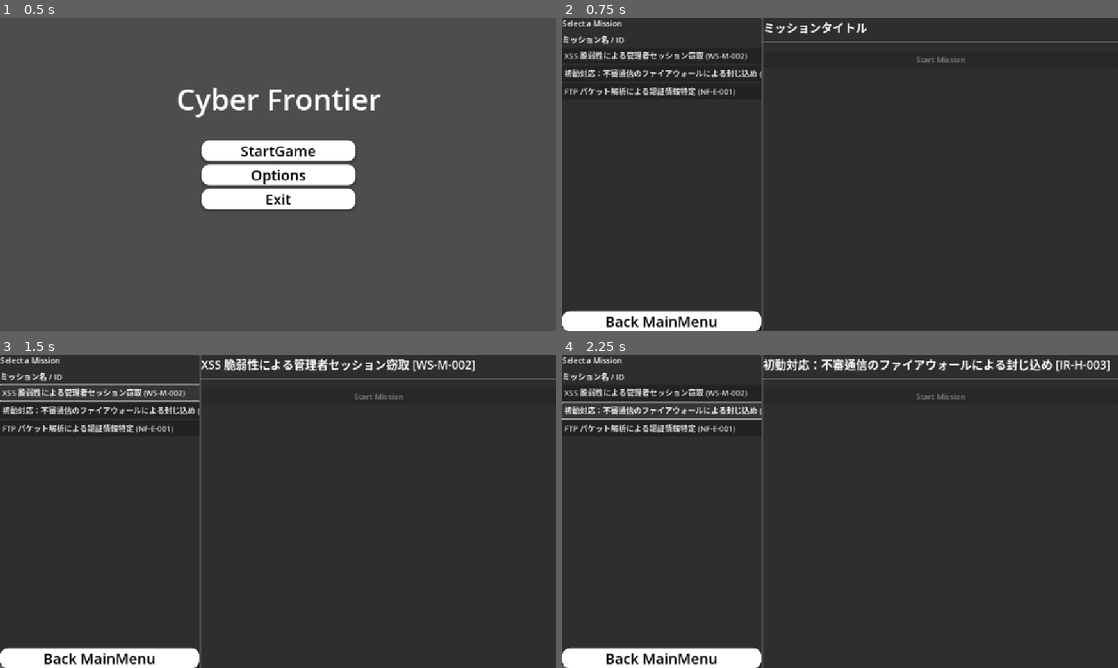
Above: before the commit, frames 1-4 (two rows, left to right).
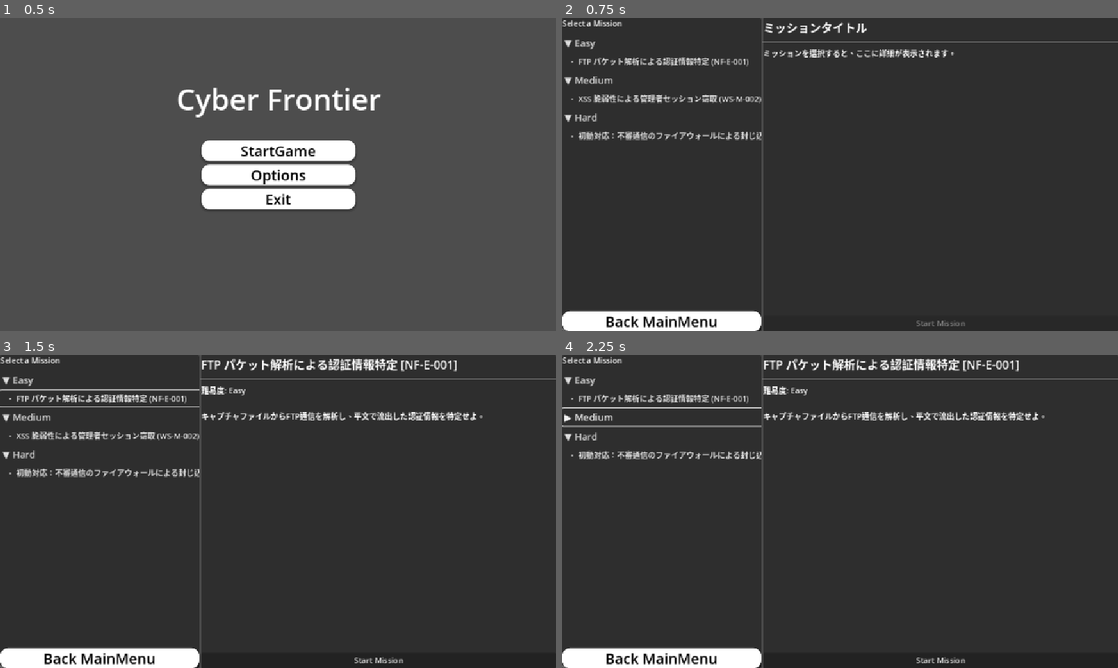
Above: after the commit, the same moments.

Repository: pekokana/cyberfrontier
Game: Godot game, scene res://scenes/main/root_scene.tscn
Same seed, same stepped clock (60 frames per second), same inputs: the game is played once before the commit and once after it.
Inputs (mouse positions are in pixels of both pictures, inside the frame that each line leads up to):
- Up to frame 1 (0.5 s): no input
- Up to frame 2 (0.75 s): click "StartGame" at 0.5 s
- Up to frame 3 (1.5 s): click (116, 392) at 1.25 s, where only the run before the commit has a clickable "XSS 脆弱性による管理者セッション窃取 (WS-M-00…"
- Up to frame 4 (2.25 s): click (678, 411) at 2 s, where only the run before the commit has a clickable "初動対応：不審通信のファイアウォールによる封じ込め (IR…"

Frame 1 is identical in both runs. In frame 2, 3.7% of the frame differs, in the area x 0-73%, y 5-99%; in frame 3, 5.8%, in the area x 0-87%, y 1-99%; in frame 4, 5.6%.

Commit message:
missionUI

Diff:
--- a/scenes/ui/MissionSelectUI.tscn
+++ b/scenes/ui/MissionSelectUI.tscn
@@ -104,12 +104,14 @@
 
 [node name="ScrollContainer" type="ScrollContainer" parent="HBoxContainer/DetailsPanel/VBoxContainer"]
 layout_mode = 2
+size_flags_vertical = 3
 
 [node name="MissionDescription" type="Label" parent="HBoxContainer/DetailsPanel/VBoxContainer/ScrollContainer"]
 custom_minimum_size = Vector2(10, 10)
 layout_mode = 2
-size_flags_vertical = 1
-autowrap_mode = 3
+size_flags_horizontal = 3
+size_flags_vertical = 3
+autowrap_mode = 2
 
 [node name="btnStartMission" type="Button" parent="HBoxContainer/DetailsPanel/VBoxContainer"]
 layout_mode = 2
--- a/scripts/windows/MissionSelectUI.gd
+++ b/scripts/windows/MissionSelectUI.gd
@@ -1,23 +1,23 @@
 # MissionSelectUI.gd
 extends Control
-
 # @onready変数を新しいノード名に合わせて更新
 @onready var mission_list_grid = $HBoxContainer/ListPanel/VBoxContainer/ScrollContainer/MissionListGrid
 @onready var mission_title_label = $HBoxContainer/DetailsPanel/VBoxContainer/MissionTitle
 @onready var mission_description_label = $HBoxContainer/DetailsPanel/VBoxContainer/ScrollContainer/MissionDescription
-@onready var btn_start_mission: Button = $HBoxContainer/DetailsPanel/VBoxContainer/btnStartMission
+@onready var btn_start_mission = $HBoxContainer/DetailsPanel/VBoxContainer/btnStartMission # 💡 追加したボタンの参照
 
 # MissionManagerからミッションデータを取得するために使用
 const MISSION_MANAGER_PATH = "/root/MissionManager"
 # RootSceneへの確実なアクセスパス
 const ROOT_SCENE_PATH = "/root/RootScene"
 
+# 難易度を並べ替えるためのリスト (ソート順序を定義するため)
+const DIFFICULTY_ORDER = ["Easy", "Medium", "Hard", "Expert", "Unknown"]
+
 
 func _ready():
-	# UIを画面の中央に配置
 	set_anchors_preset(Control.PRESET_FULL_RECT)
 
-	# MissionManagerから全ミッションデータを取得
 	var mission_manager = get_node(MISSION_MANAGER_PATH)
 	if not is_instance_valid(mission_manager):
 		printerr("FATAL ERROR: MissionManager node not found at ", MISSION_MANAGER_PATH)
@@ -28,97 +28,166 @@
 	# 詳細表示を初期化
 	mission_title_label.text = "ミッションタイトル"
 	mission_description_label.text = "ミッションを選択すると、ここに詳細が表示されます。"
+	btn_start_mission.disabled = true
 
-	# GridContainer内の既存の子ノードをクリア（シーンのリロード時などに備えて）
+	# GridContainer内の既存の子ノードをクリア
 	for child in mission_list_grid.get_children():
 		child.queue_free()
 
 	if missions.is_empty():
 		var label = Label.new()
-		label.text = "Error: No missions found in res://missions/"
+		label.text = "Error: No missions found."
 		mission_list_grid.add_child(label)
-		# 1列目を幅いっぱいに広げる（2列目は表示しない）
-		mission_list_grid.set_column_expand(0, true)
 		return
 
 	# ==================================================
-	# GridContainerのヘッダーを追加
-	# 💡 エラー修正: header_list_grid -> mission_list_grid に変更
+	# 💡 難易度ごとにミッションをグループ化し、存在する難易度を抽出
 	# ==================================================
+	var missions_by_difficulty: Dictionary = {}
+	var present_difficulties: Array = []
 
-	# 列1: ミッション名 / ID
-	var header_title = Label.new()
-	header_title.text = "ミッション名 / ID"
-	header_title.horizontal_alignment = HORIZONTAL_ALIGNMENT_LEFT
-	mission_list_grid.add_child(header_title)
-
-	# 列2: 難易度
-	var header_difficulty = Label.new()
-	header_difficulty.text = "難易度"
-	header_difficulty.horizontal_alignment = HORIZONTAL_ALIGNMENT_CENTER
-	mission_list_grid.add_child(header_difficulty)
-
-	# 各ミッションのテーブル行を生成
 	for id in missions.keys():
 		var mission = missions[id]
-		create_mission_row(id, mission)
+		var difficulty = mission.get("difficulty", "Unknown")
 
-# 💡 ミッションのテーブル行（ボタンとラベル）を生成する関数
-func create_mission_row(mission_id: String, data: Dictionary):
-	# 1. ミッション名（ボタンとして機能）
+		if not missions_by_difficulty.has(difficulty):
+			missions_by_difficulty[difficulty] = []
+			present_difficulties.append(difficulty)
+
+		missions_by_difficulty[difficulty].append({"id": id, "data": mission})
+
+	# ==================================================
+	# 💡 存在する難易度を DIFFICULTY_ORDER に基づいてソートする
+	# ==================================================
+	var sorted_difficulties: Array = []
+	for ordered_difficulty in DIFFICULTY_ORDER:
+		if present_difficulties.has(ordered_difficulty):
+			sorted_difficulties.append(ordered_difficulty)
+
+	# ==================================================
+	# 💡 ソートされた難易度リストに基づいてUIに表示 (折りたたみ機能付き)
+	# ==================================================
+	for difficulty in sorted_difficulties:
+		var mission_list: Array = missions_by_difficulty[difficulty]
+		create_difficulty_group(difficulty, mission_list)
+
+	# GridContainerの列数を1に設定し、VBoxContainerのように動作させる
+	mission_list_grid.columns = 1
+	#mission_list_grid.set_column_expand(0, true)
+
+
+# 💡 難易度ヘッダーと折りたたみコンテナを生成する新しい関数
+func create_difficulty_group(difficulty_name: String, mission_list: Array):
+	# 1. 難易度ヘッダーボタン（折りたたみトグルとして機能）
+	var header_button = Button.new()
+	header_button.text = "▼ " + difficulty_name # 最初に展開状態 (▼) で表示
+	header_button.add_theme_font_size_override("font_size", 20)
+	header_button.flat = true
+	header_button.alignment = HORIZONTAL_ALIGNMENT_LEFT
+
+	# 2. ミッションボタンを格納するコンテナ
+	var mission_vbox = VBoxContainer.new()
+	mission_vbox.name = "Missions_" + difficulty_name
+
+	# 3. 接続: ヘッダーがクリックされたら、ミッションコンテナの可視性を切り替える
+	header_button.pressed.connect(Callable(self, "_on_difficulty_header_toggled").bind(header_button, mission_vbox))
+
+	# GridContainerにヘッダーとコンテナを追加
+	mission_list_grid.add_child(header_button)
+	mission_list_grid.add_child(mission_vbox)
+
+	# 4. コンテナ内にミッションボタンを生成
+	for item in mission_list:
+		create_mission_button_in_group(mission_vbox, item.id, item.data)
+
+	# 初期状態で展開
+	mission_vbox.visible = true
+
+
+# 💡 VBoxContainer の子としてミッションボタンを生成 (難易度表示は不要)
+func create_mission_button_in_group(parent_container: VBoxContainer, mission_id: String, data: Dictionary):
 	var button = Button.new()
-	# MissionManager.gd のログ出力から mission_id が正しいことがわかるため、mission_idを使用
-	button.text = "%s (%s)" % [data.get("title", "Untitled"), mission_id]
-	button.alignment = HORIZONTAL_ALIGNMENT_LEFT # 左寄せに設定
+	# 表示形式: 「・ ミッション名 (ID)」
+	button.text = "  ・ %s (%s)" % [data.get("title", "Untitled"), mission_id]
+	button.alignment = HORIZONTAL_ALIGNMENT_LEFT
 
-	# ボタンが押されたら、詳細表示とミッション選択を処理
+	button.add_theme_font_size_override("font_size", 16)
+	button.flat = true
+
+	# ボタンが押されたら、詳細表示を処理
 	button.pressed.connect(Callable(self, "_on_mission_selected").bind(mission_id, data))
 
-	mission_list_grid.add_child(button)
+	parent_container.add_child(button)
 
-	# 2. 難易度（ラベルとして表示）
-	var difficulty_label = Label.new()
-	difficulty_label.text = data.get("difficulty", "N/A")
-	difficulty_label.horizontal_alignment = HORIZONTAL_ALIGNMENT_CENTER # 中央揃えに設定
 
-	mission_list_grid.add_child(difficulty_label)
+# 💡 折りたたみ処理の本体
+func _on_difficulty_header_toggled(header_button: Button, mission_vbox: VBoxContainer):
+	# 可視性をトグル
+	mission_vbox.visible = not mission_vbox.visible
+
+	# ボタンのテキストを切り替えて、開閉状態を視覚的にフィードバック
+	if mission_vbox.visible:
+		# 展開時
+		header_button.text = header_button.text.replace("▶", "▼")
+	else:
+		# 収縮時
+		header_button.text = header_button.text.replace("▼", "▶")
+
 
 # 💡 ミッション選択時（ボタンクリック時）の処理
 func _on_mission_selected(mission_id: String, data: Dictionary):
 	# --- 1. 詳細パネルの更新 ---
-	# タイトルを更新
 	mission_title_label.text = data.get("title", "Untitled") + " [" + mission_id + "]"
 
-	# 概要を更新
-	var description = data.get("description", "このミッションの概要が定義されていません。")
+	var difficulty = data.get("difficulty", "N/A")
+	var description = "難易度: %s\n\n%s" % [difficulty, data.get("description", "このミッションの概要が定義されていません。")]
+
+	print("Mission Description Content:", description)
+
 	mission_description_label.text = description
 
-	print("Mission selected: ", mission_id, ". Details displayed.")
+	# --- 2. ミッション開始ボタンを有効化 ---
+	if is_instance_valid(btn_start_mission):
+		btn_start_mission.disabled = false
 
-	# --- 2. 実際のミッション開始処理 (後で実装するためにコメントアウト/プレースホルダー) ---
-	# ここでミッション開始ボタンを有効化したり、詳細パネルに「ミッション開始」ボタンを配置したりする
+		# 古い接続を切断
+		if btn_start_mission.pressed.is_connected(Callable(self, "_on_start_mission_pressed")):
+			btn_start_mission.pressed.disconnect(Callable(self, "_on_start_mission_pressed"))
+
+		# 新しいミッションIDをバインドして接続
+		btn_start_mission.pressed.connect(Callable(self, "_on_start_mission_pressed").bind(mission_id))
+
+
+# 💡 ミッション実行ボタンが押されたときの処理
+func _on_start_mission_pressed(mission_id: String) -> void:
+	print("Attempting to start mission: ", mission_id)
+
+	var root_scene = get_node(ROOT_SCENE_PATH)
+
+	if is_instance_valid(root_scene) and root_scene.has_method("start_mission"):
+		root_scene.start_mission(mission_id)
+	else:
+		printerr("ERROR: RootScene node not found or 'start_mission' method is missing.")
+
 
 # 💡 メインメニューに戻るボタンが押されたときの処理
-func _on_btn_back_main_menu_pressed() -> void:
+func _on_btnBackMainMenu_pressed() -> void:
 	print("Back button pressed: Transitioning to MainMenuUI")
 
-	# =======================================================
-	# 💡 エラー修正: get_root_scene() -> 絶対パスでのノード取得に変更
-	# =======================================================
 	var root_scene = get_node(ROOT_SCENE_PATH)
 
 	if is_instance_valid(root_scene) and root_scene.has_method("start_main_menu_mode"):
-		# 💡 RootSceneの遷移関数を呼び出す
 		root_scene.start_main_menu_mode()
 	else:
 		print("ERROR: Could not find RootScene or start_main_menu_mode method.")
 
 
-func _on_btn_start_mission_pressed(mission_id: String) -> void:
-	print("Attempting to start mission: ", mission_id)
+func _on_btn_back_main_menu_pressed() -> void:
+	print("Back button pressed: Transitioning to MainMenuUI")
+
 	var root_scene = get_node(ROOT_SCENE_PATH)
-	if is_instance_valid(root_scene) and root_scene.has_method("start_mission"):
-		# RootSceneにミッション実行を通知
-		root_scene.start_mission(mission_id)
+
+	if is_instance_valid(root_scene) and root_scene.has_method("start_main_menu_mode"):
+		root_scene.start_main_menu_mode()
 	else:
-		printerr("ERROR: RootScene node not found or 'start_mission' method is missing.")
+		print("ERROR: Could not find RootScene or start_main_menu_mode method.")
